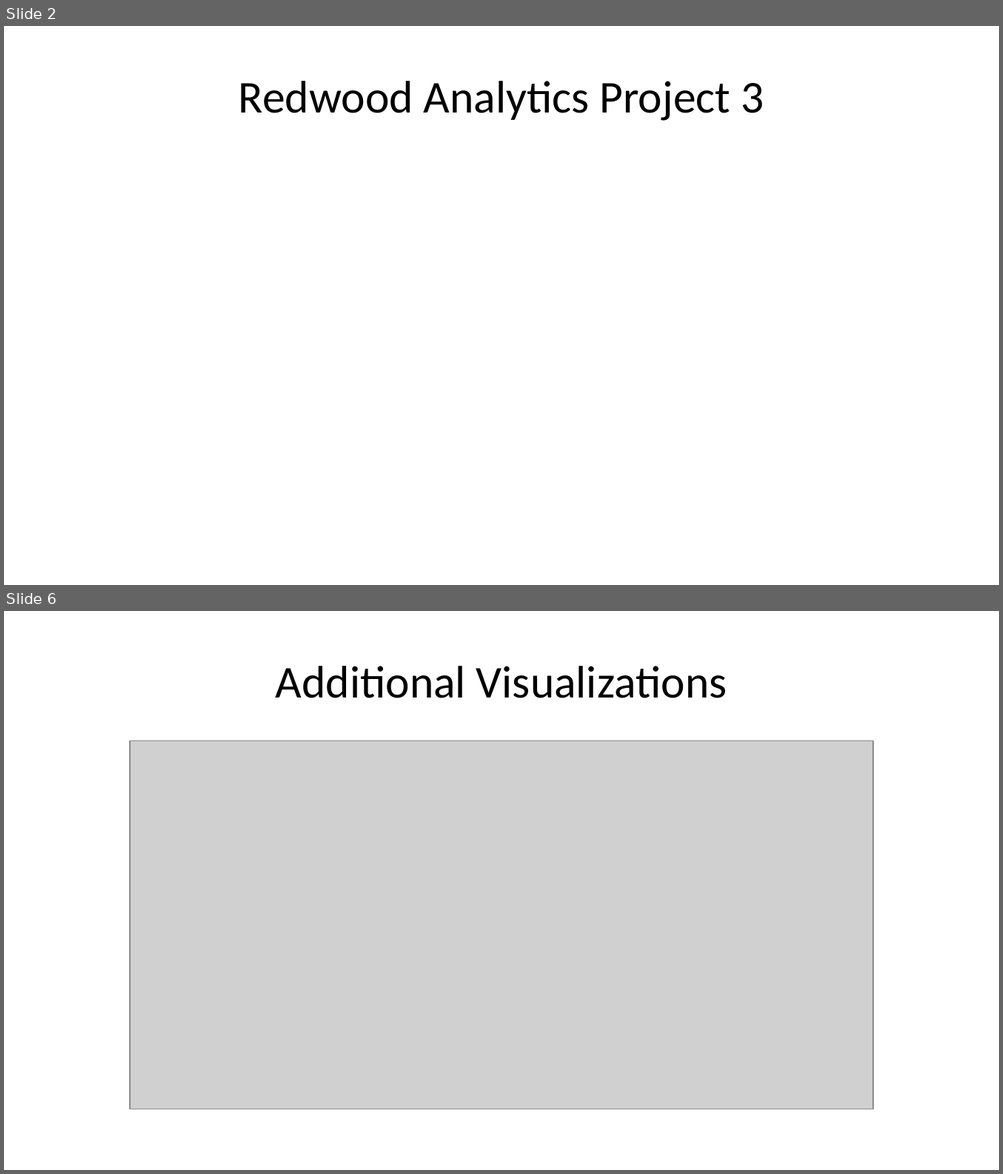
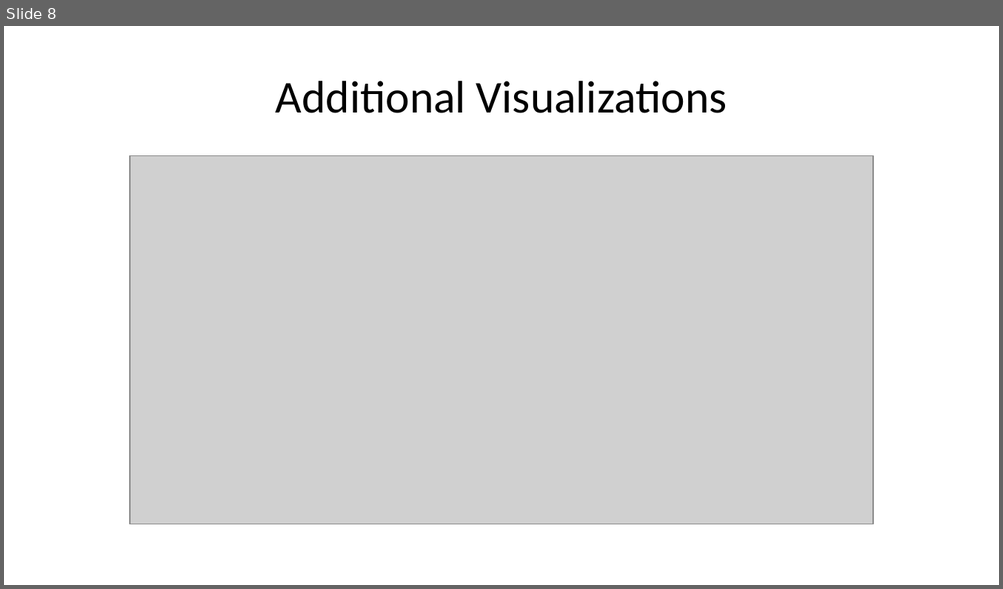
Before and after one commit to deancallahan25/Redwood-Analytics-Portfolio, a slide deck: Project-3/presentation.pptx. Shown one above the other, each under a label of ours: slides 2 and 6 before the commit, slide 8 after it; the slides between them are not shown. The pictures are 1003x1174 and 1003x589 pixels, drawn with LibreOffice and Linux fonts; fonts in the diff are those of the drawing; grey boxes stand for pictures. Boxes give left, top, right and bottom in pixels: in the first picture for what was removed or moved away, otherwise in the second. Text is boxed around its words. In the diff, an @@ line names an element or a change of style, - is before the commit and + after.

```diff
--- a/Project-3/presentation.pptx
+++ b/Project-3/presentation.pptx
@@ slide 2 removed at <box>4,26,999,585</box>, background #FFFFFF @@
@@ title removed at <box>239,81,763,121</box> @@
-Redwood Analytics Project 3
@@ what was slide 6 is now slide 8 @@
```
Also in this commit, not shown: 2 slides changed, 11 slides added, 4 other slides removed, 2 other files.
